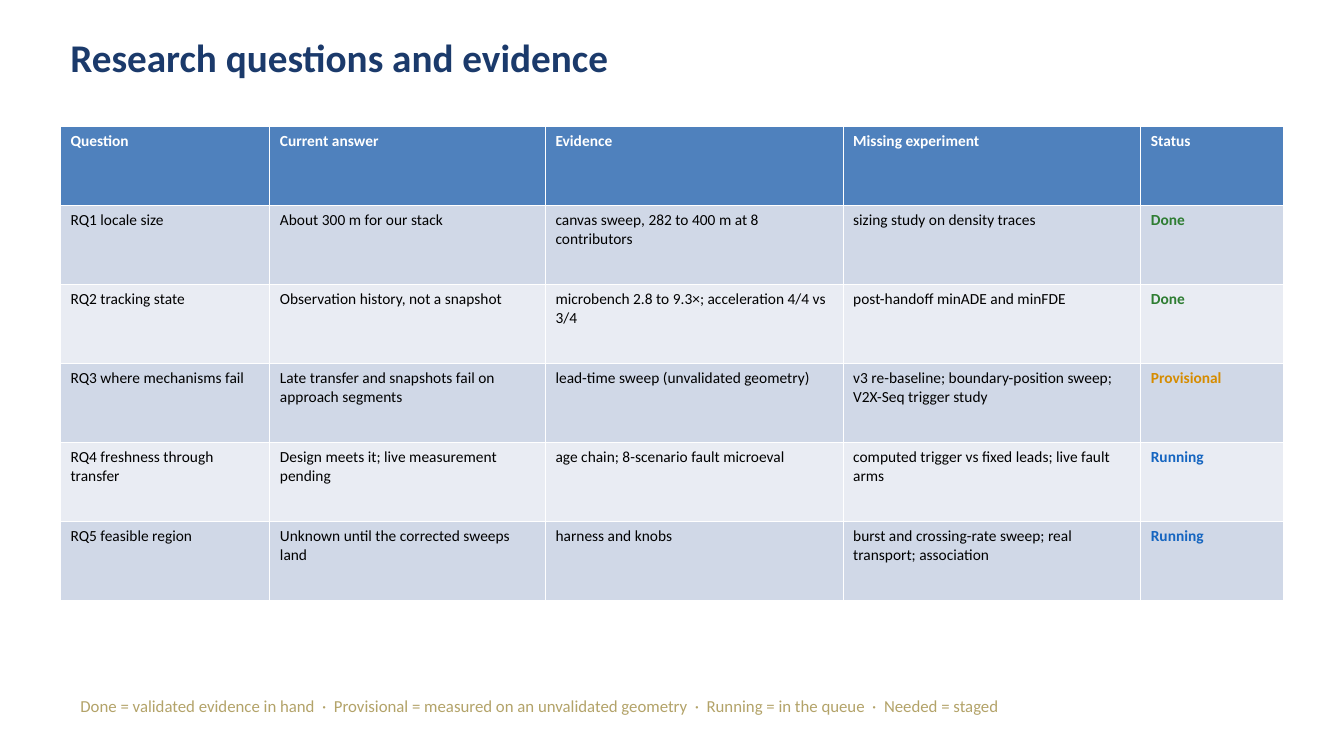
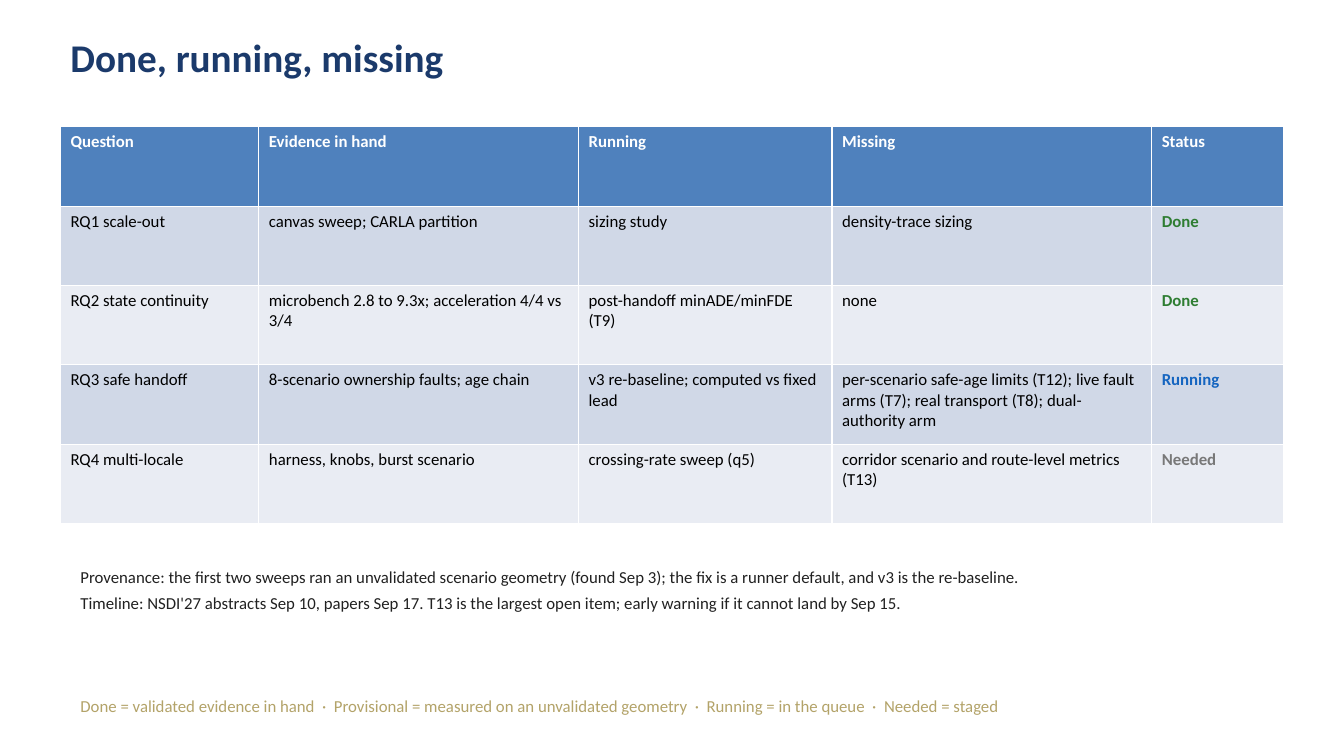
Before and after one commit to tlandle/eCAV, a slide deck: slide 16 of docs/kb/decks/khonsu_story_2026-09-04.pptx. Drawn at 1344x756 pixels with LibreOffice and Linux fonts; fonts in the diff are those of the drawing. Boxes give left, top, right and bottom in pixels: in the first picture for what was removed or moved away, otherwise in the second. Text is boxed around its words. In the diff, an @@ line names an element or a change of style, - is before the commit and + after.

Commit message:
KB: reframe, corridor capstone, eval session T13 plan; deck baseline

```diff
--- a/docs/kb/decks/khonsu_story_2026-09-04.pptx
+++ b/docs/kb/decks/khonsu_story_2026-09-04.pptx
@@ text at <box>70,44,443,79</box>: text changed @@
-Research questions and evidence
+Done, running, missing
@@ table at <box>60,127,1285,524</box> @@
-row 1: Question | Current answer | Evidence | Missing experiment | Status
-row 2: RQ1 locale size | About 300 m for our stack | canvas sweep, 282 to 400 m at 8 contributors | sizing study on density traces | Done
-row 3: RQ2 tracking state | Observation history, not a snapshot | microbench 2.8 to 9.3×; acceleration 4/4 vs 3/4 | post-handoff minADE and minFDE | Done
-row 4: RQ3 where mechanisms fail | Late transfer and snapshots fail on approach segments | lead-time sweep (unvalidated geometry) | v3 re-baseline; boundary-position sweep; V2X-Seq trigger study | Provisional
-row 5: RQ4 freshness through transfer | Design meets it; live measurement pending | age chain; 8-scenario fault microeval | computed trigger vs fixed leads; live fault arms | Running
-row 6: RQ5 feasible region | Unknown until the corrected sweeps land | harness and knobs | burst and crossing-rate sweep; real transport; association | Running
+row 1: Question | Evidence in hand | Running | Missing | Status
+row 2: RQ1 scale-out | canvas sweep; CARLA partition | sizing study | density-trace sizing | Done
+row 3: RQ2 state continuity | microbench 2.8 to 9.3x; acceleration 4/4 vs 3/4 | post-handoff minADE/minFDE (T9) | none | Done
+row 4: RQ3 safe handoff | 8-scenario ownership faults; age chain | v3 re-baseline; computed vs fixed lead | per-scenario safe-age limits (T12); live fault arms (T7); real transport (T8); dual-authority arm | Running
+row 5: RQ4 multi-locale | harness, knobs, burst scenario | crossing-rate sweep (q5) | corridor scenario and route-level metrics (T13) | Needed
@@ text added at <box>80,571,1019,612</box>, 12 pt, text #212121 @@
+Provenance: the first two sweeps ran an unvalidated scenario geometry (found Sep 3); the fix is a runner default, and v3 is the re-baseline.
+Timeline: NSDI'27 abstracts Sep 10, papers Sep 17. T13 is the largest open item; early warning if it cannot land by Sep 15.
```
Also in this commit, not shown: 7 other slides changed, 8 slides added, 8 slides removed, 1 other file.
